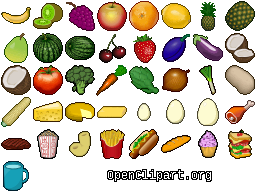
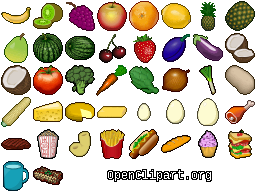
Layers edited between the first and the second 256 x 192 image:
added layer "lasagna" in group "misc" over (x1=33, y1=166, x2=63, y2=185)
